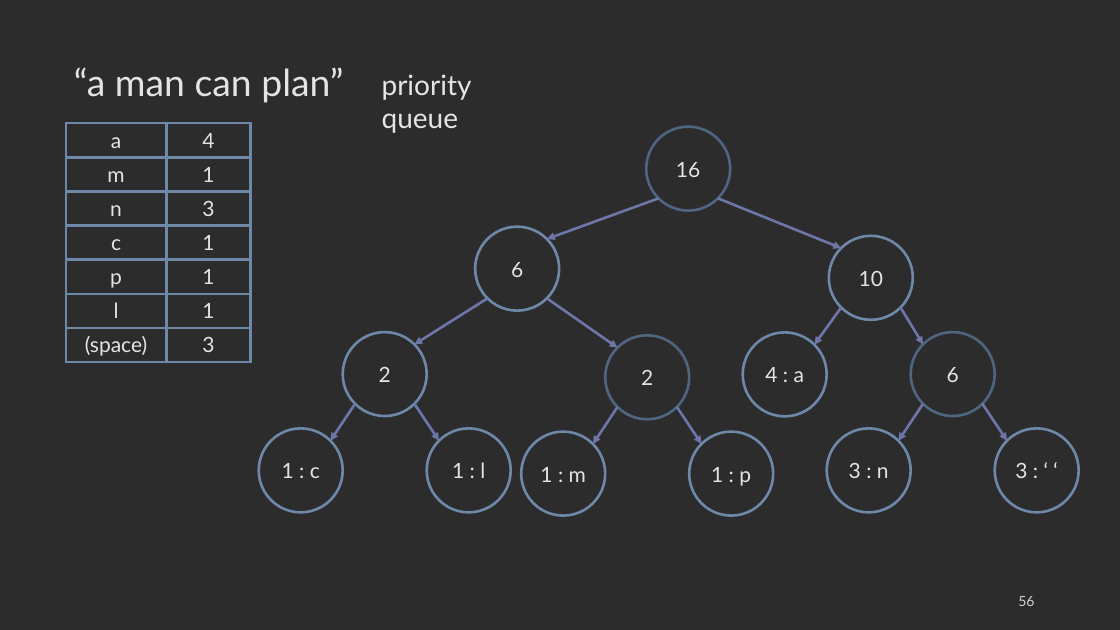
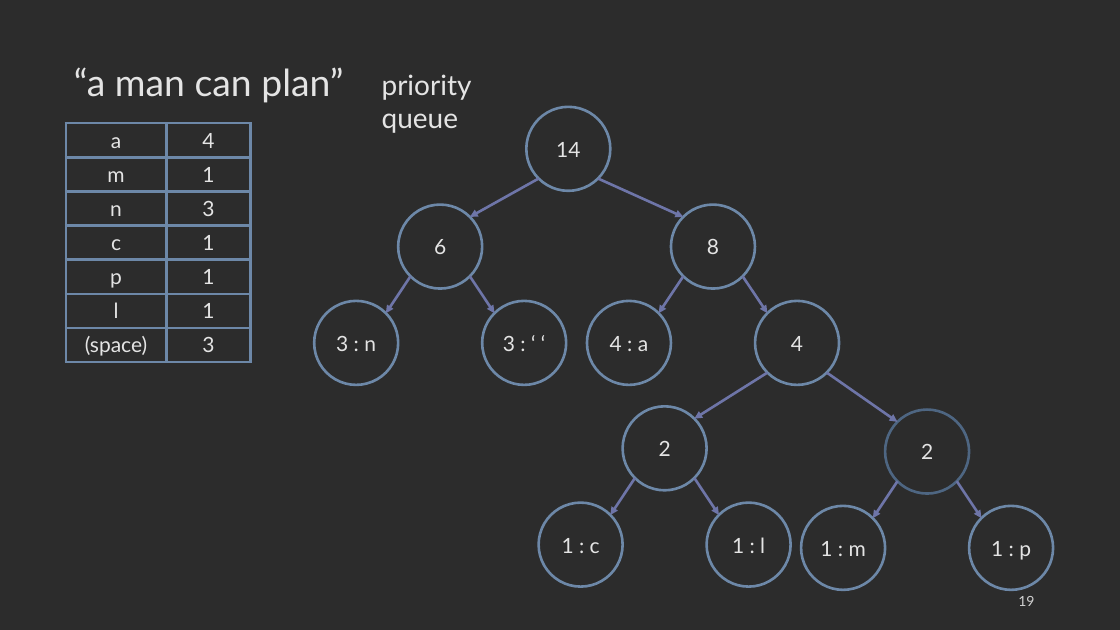
Before and after one commit to COP3530/edugator-content, a slide deck: slide 19 of greedy-algorithms/greedy-algorithms/images-ppt.pptx (slide 56 before the commit). Drawn at 1120x630 pixels with LibreOffice and Linux fonts; fonts in the diff are those of the drawing. Boxes give left, top, right and bottom in pixels: in the first picture for what was removed or moved away, otherwise in the second. Text is boxed around its words. In the diff, an @@ line names an element or a change of style, - is before the commit and + after.

```diff
--- a/greedy-algorithms/greedy-algorithms/images-ppt.pptx
+++ b/greedy-algorithms/greedy-algorithms/images-ppt.pptx
@@ ellipse "14" at <box>527,107,611,191</box>: outline #4E6682 2.25 pt to #6D88A8 2.25 pt @@
@@ ellipse "14": place and size @@
-ellipse "14" at <box>646,127,730,211</box>
+ellipse "14" at <box>527,107,611,191</box>
@@ text in ellipse at <box>556,142,580,157</box>: text changed @@
-16
+14
@@ arrow added from (539, 179) to (470, 217), #6E75A8 2.25 pt @@
@@ arrow moved from (659, 198) - (547, 239) to (598, 179) - (683, 217) @@
@@ ellipse "6": place and size @@
-ellipse "6" at <box>911,332,995,416</box>
+ellipse "6" at <box>398,205,482,289</box>
@@ ellipse "6" at <box>398,205,482,289</box>: outline #4E6682 2.25 pt to #6D88A8 2.25 pt @@
@@ ellipse "8": place and size @@
-ellipse "8" at <box>829,236,913,320</box>
+ellipse "8" at <box>671,205,755,289</box>
@@ arrow removed from (718, 198) to (841, 248) @@
@@ ellipse removed at <box>476,227,560,311</box> @@
-6
@@ text in ellipse at <box>707,239,719,254</box>: text changed @@
-10
+8
@@ 2 ellipses, 2 arrows: place and size @@
-2 ellipses, 2 arrows at <box>827,404,1079,513</box>
+2 ellipses, 2 arrows at <box>314,276,566,385</box>
@@ arrow moved from (901, 308) - (923, 344) to (683, 276) - (659, 313) @@
@@ arrow moved from (841, 308) - (815, 344) to (743, 276) - (768, 313) @@
@@ ellipse "4 : a": place and size @@
-ellipse "4 : a" at <box>743,333,827,417</box>
+ellipse "4 : a" at <box>587,301,671,385</box>
@@ ellipse added at <box>755,301,839,385</box>, outline #6D88A8 2.25 pt, 18 pt, text #E4E4E4 @@
+4
@@ 6 ellipses, 6 arrows: place and size @@
-6 ellipses, 6 arrows at <box>259,298,774,516</box>
+6 ellipses, 6 arrows at <box>539,373,1054,590</box>
@@ page number at <box>1018,596,1034,606</box>: text changed @@
-56
+19
```
Also in this commit, not shown: 11 other slides changed, 4 other files.
